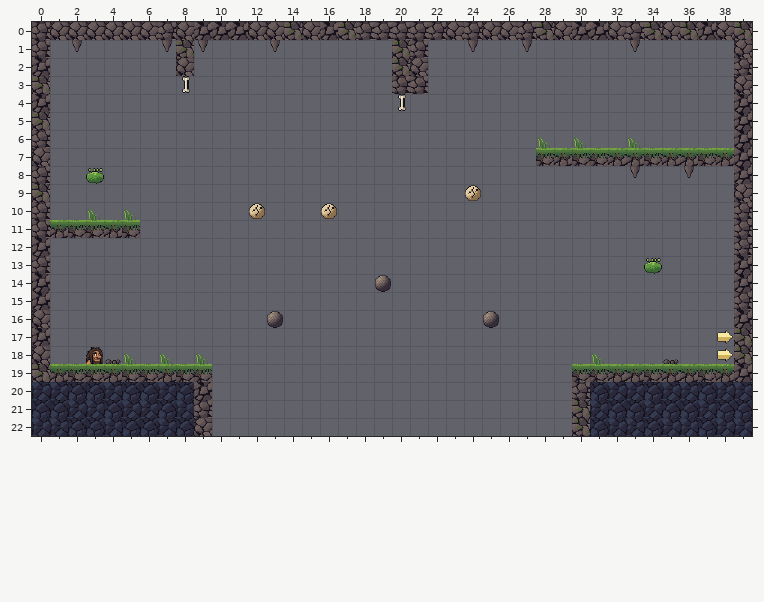
Tiled map (JSON) -- assets/levels/golpe.tmj. That is the earlier state.
Cells are 24x24 px. Shown: x 0..39, y 0..22.
The result:
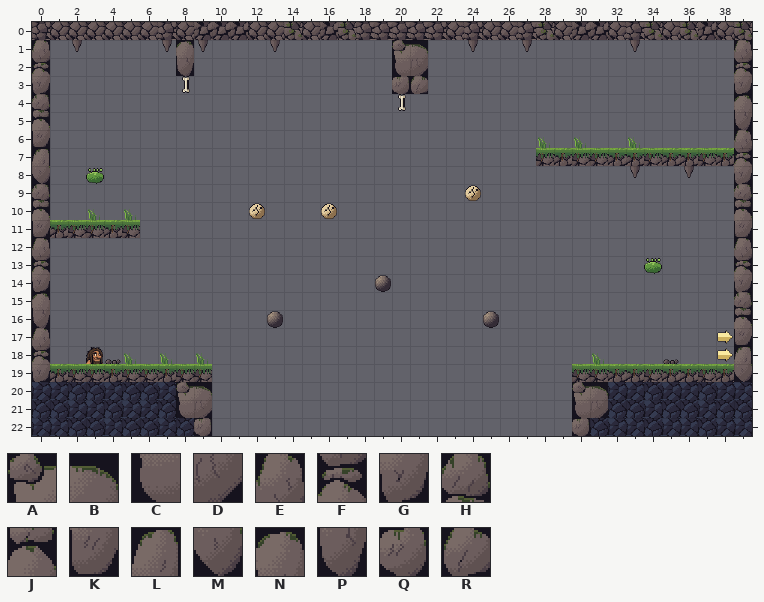
Key: from "cueva": A 19, B 20, C 21, D 22, E 23, F 24, G 25, H 26, J 27, K 28, L 29, M 30, N 31, P 32, Q 33, R 34.
_ is an empty cell.
Tiles of an added or newly shown layer are drawn over the layers below it.
Diff:
Layer "deco_rocas" (added):
y 1: x 0 _ -> E; x 8 _ -> N; x 20..21 __ -> AB; x 39 _ -> E
y 2: x 0 _ -> F; x 8 _ -> P; x 20..21 __ -> CD; x 39 _ -> F
y 3: x 0 _ -> G; x 20..21 __ -> QR; x 39 _ -> G
y 4: x 0 _ -> H; x 39 _ -> N
y 5: x 0 _ -> J; x 39 _ -> P
y 6: x 0 _ -> K; x 39 _ -> E
y 7: x 0 _ -> L; x 39 _ -> F
y 8: x 0 _ -> M; x 39 _ -> G
y 9: x 0 _ -> H; x 39 _ -> H
y 10: x 0 _ -> J; x 39 _ -> J
y 11: x 0 _ -> K; x 39 _ -> K
y 12: x 0 _ -> E; x 39 _ -> E
y 13: x 0 _ -> F; x 39 _ -> F
y 14: x 0 _ -> G; x 39 _ -> G
y 15: x 0 _ -> N; x 39 _ -> H
y 16: x 0 _ -> P; x 39 _ -> J
y 17: x 0 _ -> E; x 39 _ -> K
y 18: x 0 _ -> F; x 39 _ -> L
y 19: x 0 _ -> G; x 39 _ -> M
y 20: x 8..9 __ -> AB; x 30..31 __ -> AB
y 21: x 8..9 __ -> CD; x 30..31 __ -> CD
y 22: x 9 _ -> Q; x 30 _ -> Q
Changed places in both pictures, as pixel boxes (x1, y1, x2, y2):
added: (32, 40, 50, 382)
added: (176, 40, 194, 76)
added: (392, 40, 428, 94)
added: (734, 40, 752, 382)
added: (176, 382, 212, 436)
added: (572, 382, 608, 436)
